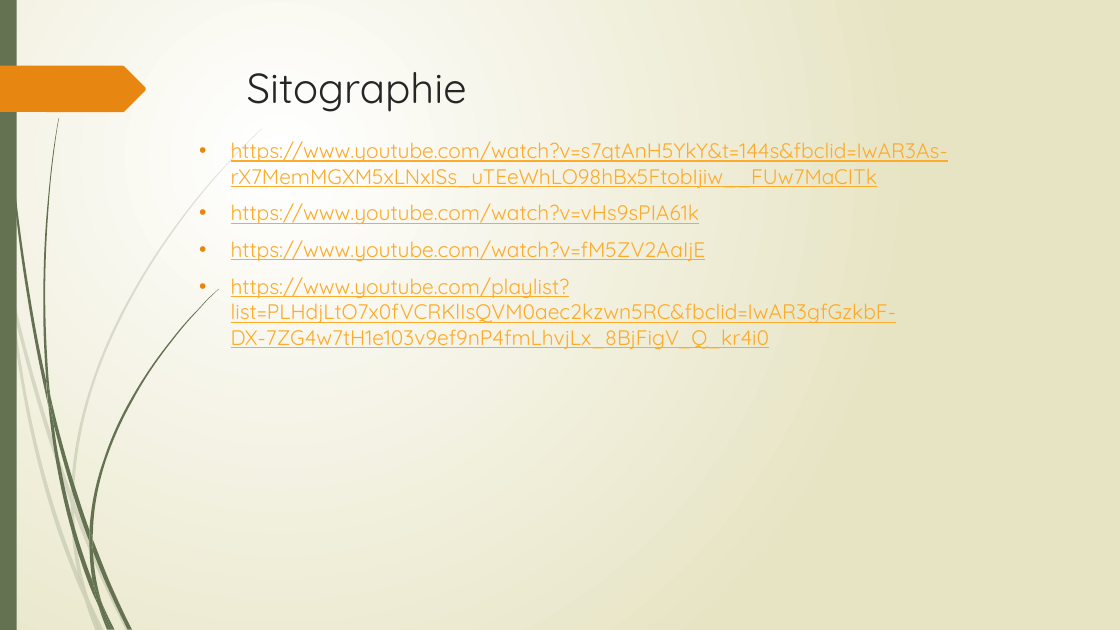
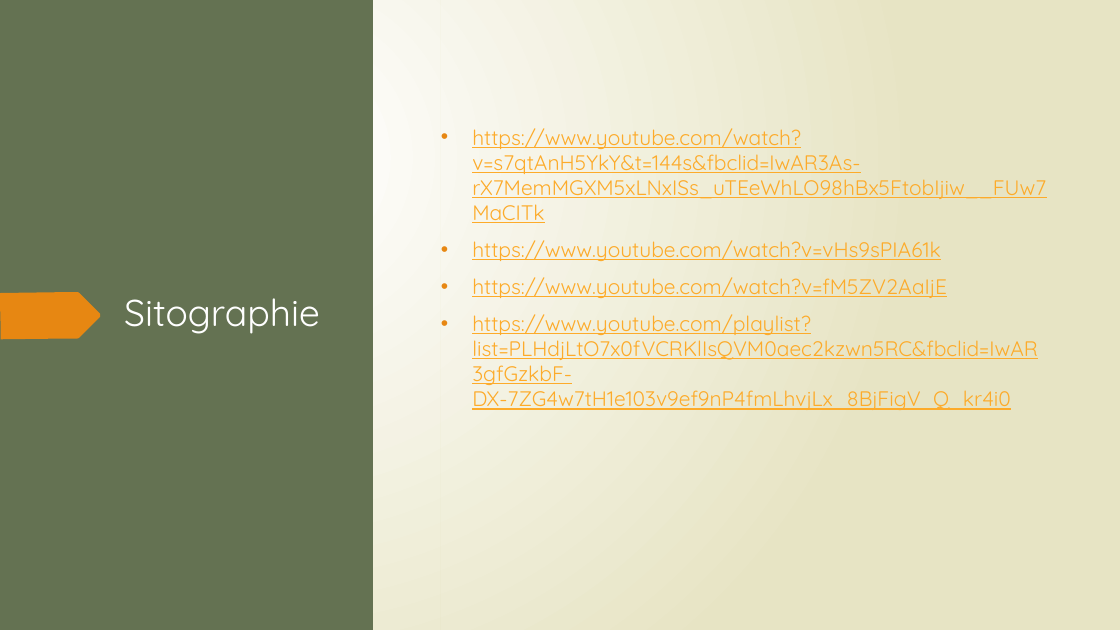
Before and after one commit to CocoNoireaux/Projet-Web, a slide deck: slide 11 of WebDynamique.pptx. Drawn at 1120x630 pixels with LibreOffice and Linux fonts; fonts in the diff are those of the drawing. Boxes give left, top, right and bottom in pixels: in the first picture for what was removed or moved away, otherwise in the second. Text is boxed around its words. In the diff, an @@ line names an element or a change of style, - is before the commit and + after.

```diff
--- a/WebDynamique.pptx
+++ b/WebDynamique.pptx
@@ rectangle added at bbox=[0, 0, 373, 630], fill #647252 @@
@@ rectangle added at bbox=[440, 0, 1120, 630], fill gradient #FFFFFF to #E8E6C4 @@
@@ text "https://www.youtube.com/watch?v=s7qtAnH5YkY&t=144s&fbclid=Iw ...": place and size @@
-text "https://www.youtube.com/watch?v=s7qtAnH5YkY&t=144s&fbclid=Iw ..." at bbox=[231, 141, 948, 349]
+text "https://www.youtube.com/watch?v=s7qtAnH5YkY&t=144s&fbclid=Iw ..." at bbox=[472, 128, 1046, 410]
@@ text "https://www.youtube.com/watch?v=s7qtAnH5YkY&t=144s&fbclid=Iw ..." at bbox=[472, 128, 1046, 410]: vertical alignment top to middle @@
@@ freeform shape added at bbox=[0, 292, 101, 339], fill #E78712 @@
@@ title "Sitographie": place and size @@
-title "Sitographie" at bbox=[247, 72, 467, 112]
+title "Sitographie" at bbox=[124, 298, 320, 334]
@@ title "Sitographie" at bbox=[124, 298, 320, 334]: size 36 to 32 pt, text colour #262626 to #FFFFFF @@
@@ group removed at bbox=[9, 129, 262, 600]: 5 freeform shapes @@
@@ group removed at bbox=[43, 118, 218, 607]: 7 freeform shapes @@
```
Also in this commit, not shown: 4 other slides changed.
